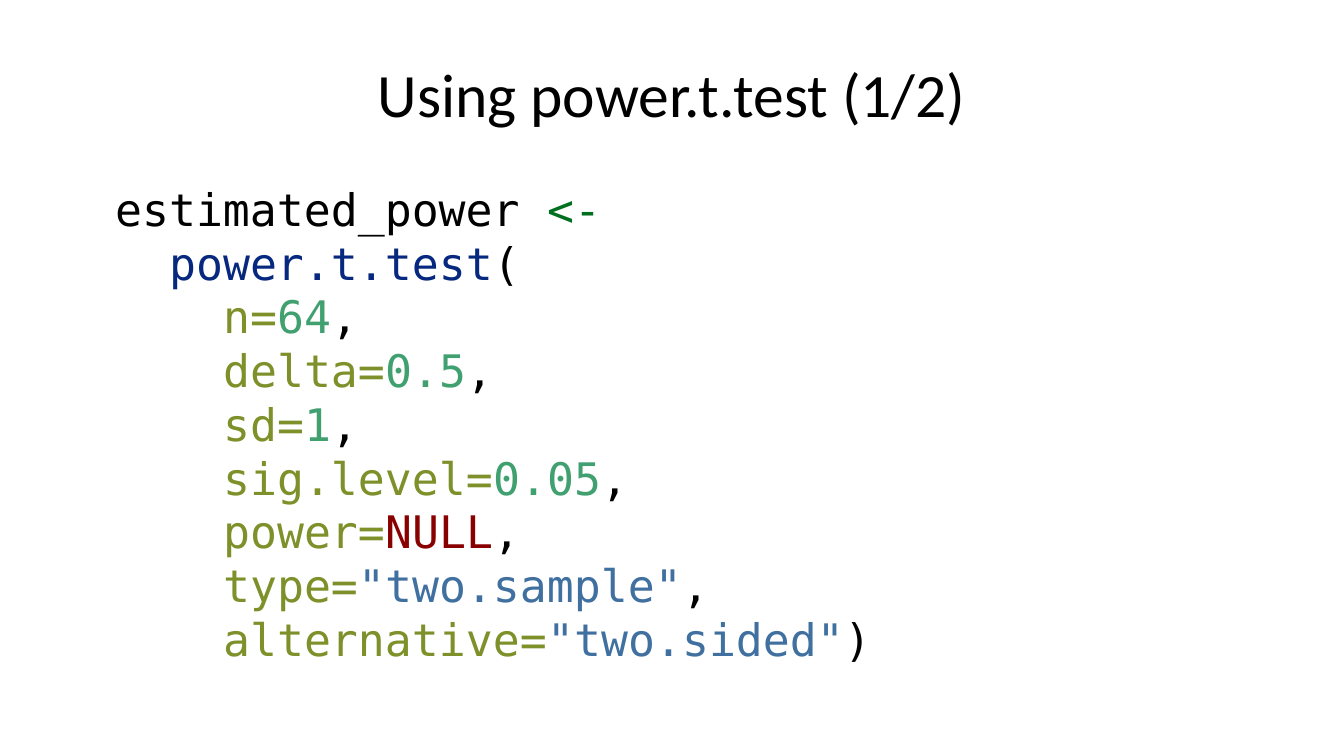
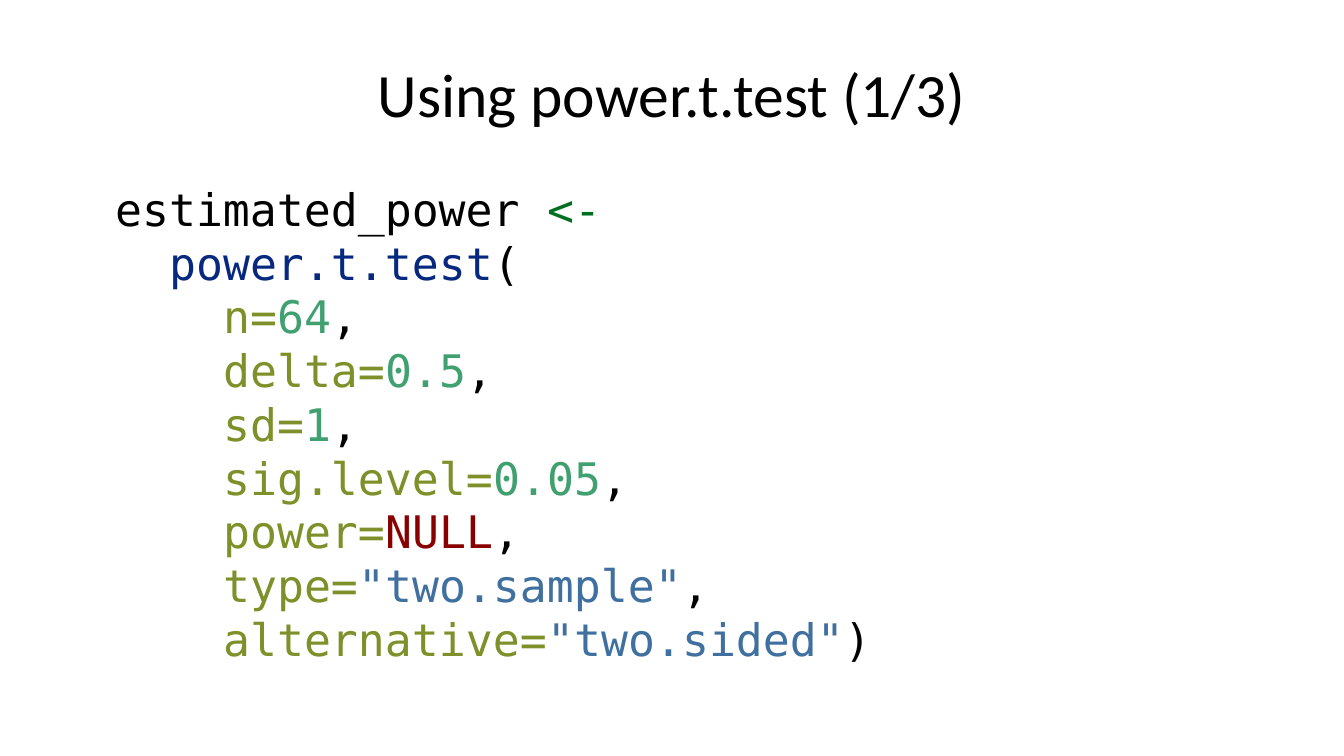
Before and after one commit to pmean/papers-and-presentations, a slide deck: slide 17 of power/power-and-sample-size-slides.pptx. Drawn at 1344x756 pixels with LibreOffice and Linux fonts; fonts in the diff are those of the drawing. Boxes give left, top, right and bottom in pixels: in the first picture for what was removed or moved away, otherwise in the second. Text is boxed around its words. In the diff, an @@ line names an element or a change of style, - is before the commit and + after.

```diff
--- a/power/power-and-sample-size-slides.pptx
+++ b/power/power-and-sample-size-slides.pptx
@@ title at [378, 72, 965, 128]: text changed @@
-Using power.t.test (1/2)
+Using power.t.test (1/3)
```
Also in this commit, not shown: 3 other slides changed, 2 other files.
